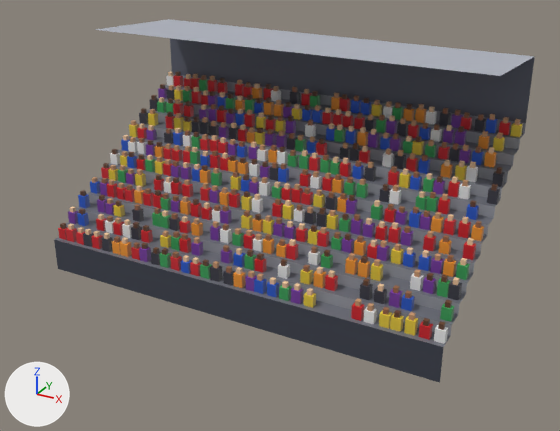
What one commit did to the glTF model examples/solid-eleven/assets/shared/models/stand_long_a_hd.glb.
Rendered twice from a 50 mm camera at (16.3, -24.6, 17.8) aimed at (0.8, 3.6, 3.7). Lighting does not change. The marker at lower left points along +X, +Y and +Z. The older version comes first. Vertices at exactly the same position are counted once.

In view in the first picture: 'stand_long_a'.
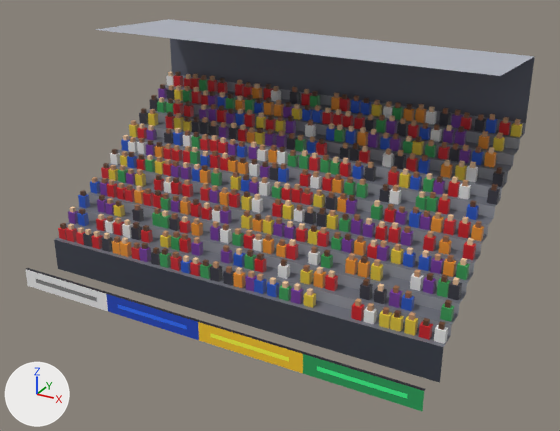
Changed parts and their boxes [x1, y1, x2, y2] in the pictures (560 x 431 px):
'stand_long_a', reshaped (6% wider, 8% taller): before [54, 19, 535, 383]; after [25, 19, 535, 411]
part 1 of me_stand_long_a_001, added: after [25, 268, 425, 411]

What changed in the scene script:
```text
Change me_stand_long_a_001:
    used by ob_stand_long_a; location = (0.0, 0.0, 0.0)
    remove me_stand_long_a_001.from_pydata(...)  # 5960 vertices, 5958 faces; spans x -9.8..9.8, y 0.0..10.2, z 0.0..11.0
    add me_stand_long_a_001.from_pydata(...)  # 5988 vertices, 5976 faces; spans x -9.8..9.8, y -2.0..10.2, z 0.0..11.0
    me_stand_long_a_001 part 1
    23 vertices are added at x -9.8..9.8, y -2.0..-1.9, z 0.0..0.9
    5 new vertices lie (0.0, 0.0, 0.9) away from vertices in x -9.8..9.8, y -2.0, z 0.0
    18 new faces join them
```
